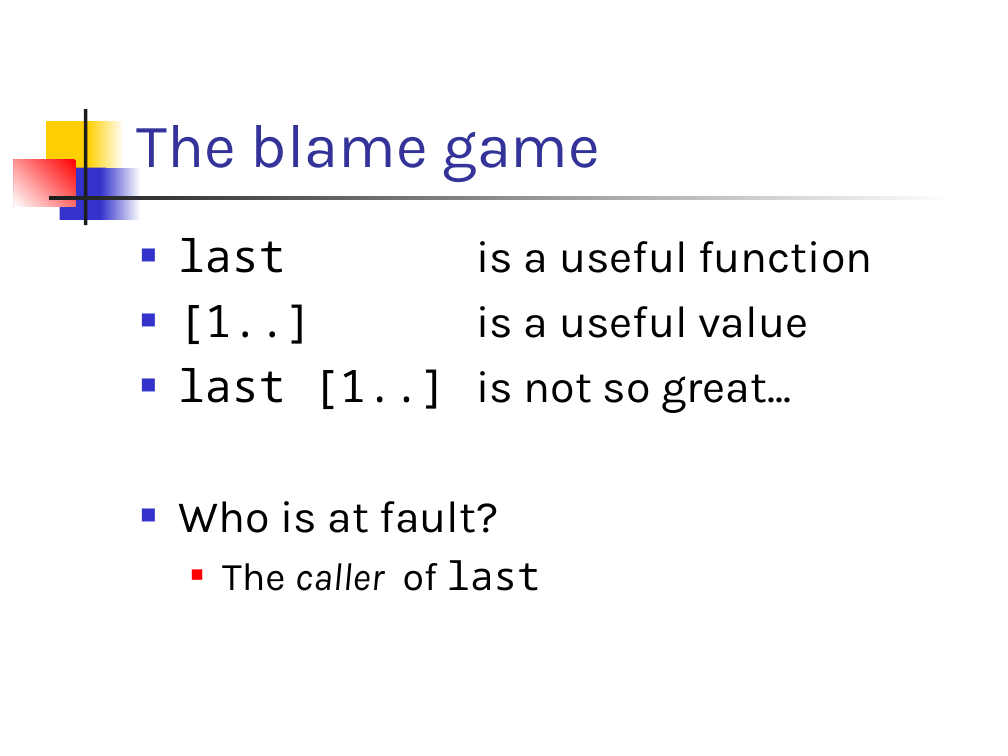
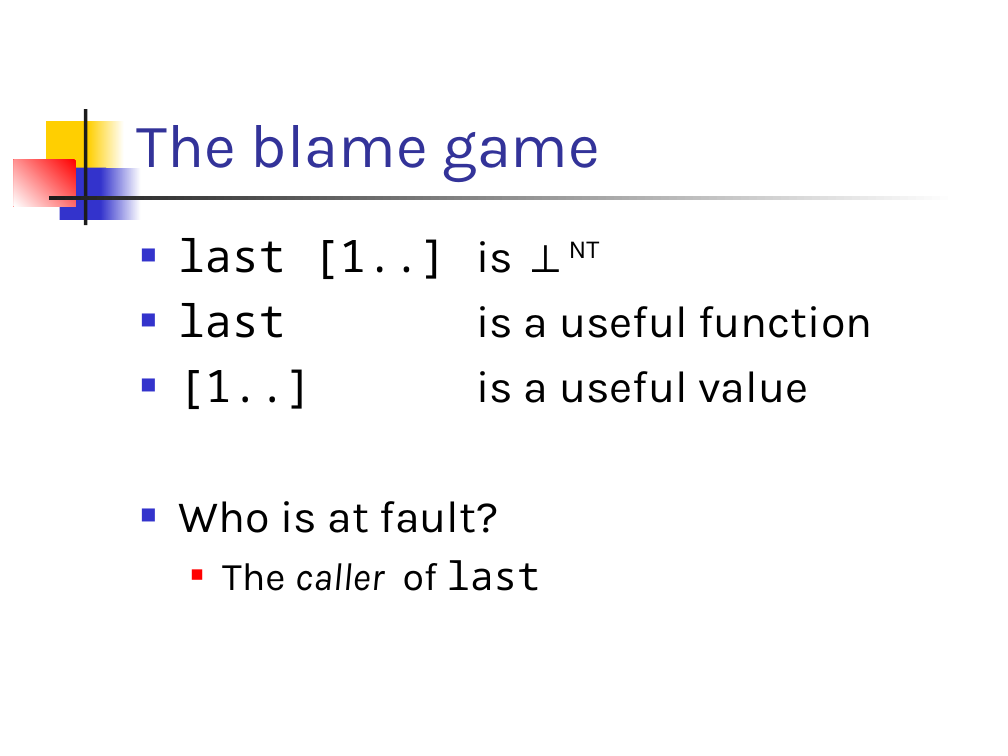
Before and after one commit to ndmitchell/catch, a slide deck: slide 7 of academic/plasma-presentation-termination/catch.ppt (slide 6 before the commit). Drawn at 1008x756 pixels with LibreOffice and Linux fonts; fonts in the diff are those of the drawing. Boxes give left, top, right and bottom in pixels: in the first picture for what was removed or moved away, otherwise in the second. Text is boxed around its words. In the diff, an @@ line names an element or a change of style, - is before the commit and + after.

```diff
--- a/academic/plasma-presentation-termination/catch.ppt
+++ b/academic/plasma-presentation-termination/catch.ppt
@@ text at <box>178,238,600,279</box>: paragraph added @@
+■ last [1..] is ⊥NT
@@ text at <box>178,368,791,413</box>: paragraph removed @@
-■ last [1..] is not so great...
```
Also in this commit, not shown: 1 other slide changed, 1 slide added.
